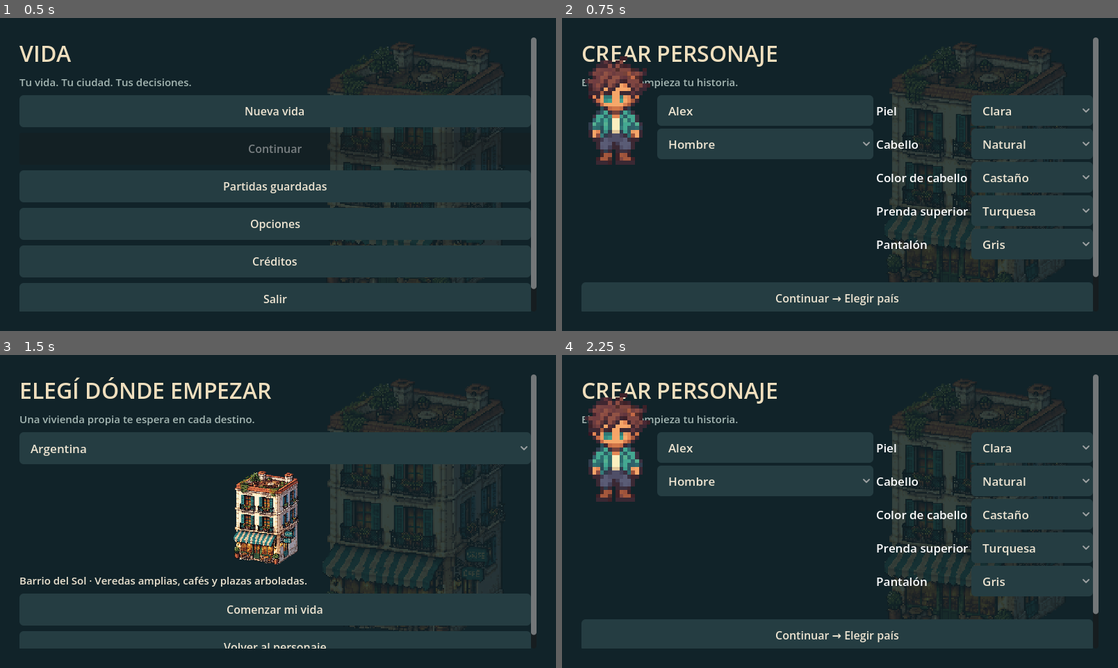
Above: before the commit, frames 1-4 (two rows, left to right).
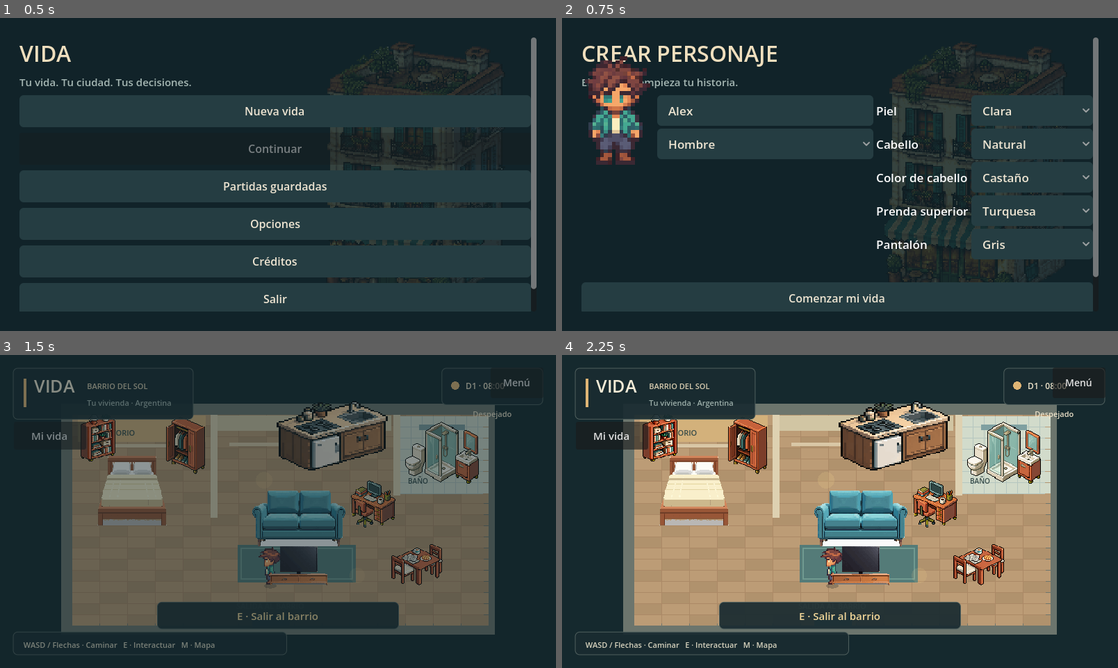
Above: after the commit, the same moments.

Repository: AgustinWojtyszyn/Life--simulador-de-vida
Game: Godot game, scene res://scenes/app.tscn
Two runs of this game, one before a commit and one after it. Both use one fixed random seed, a clock stepped at 60 frames per second and the inputs below.
Inputs (mouse positions are in pixels of both pictures, inside the frame that each line leads up to):
- Up to frame 1 (0.5 s): no input
- Up to frame 2 (0.75 s): click "Nueva vida" at 0.5 s
- Up to frame 3 (1.5 s): click "Continuar → Elegir país" (after the commit: "Comenzar mi vida") at 1.25 s
- Up to frame 4 (2.25 s): click (840, 646) at 2 s, where only the run before the commit has a clickable "Volver al personaje"

Frame 1 is identical in both runs. In frame 2, 0.4% of the frame differs, in the area x 38-61%, y 88-92%; in frame 3, 54%; in frame 4, 57%, in the area x 2-98%, y 4-96%.

Commit message:
pivot: start new games directly in the unified city

Diff:
--- a/scripts/ui/main_menu.gd
+++ b/scripts/ui/main_menu.gd
@@ -157,12 +157,15 @@
 		choice.item_selected.connect(func(i: int): draft.set(entry[0], i); preview.apply_profile(draft))
 		grid.add_child(choice)
 	error_label = label("", 12)
-	button("Continuar → Elegir país", func():
+	button("Comenzar mi vida", func():
 		if name_edit.text.strip_edges().is_empty():
 			error_label.text = "Ingresá un nombre para continuar."
 			return
 		draft.player_name = name_edit.text.strip_edges()
-		country_screen())
+		if busy:
+			return
+		busy = true
+		WorldManager.new_game(draft, "ar"))
 	button("Volver", main_screen)
 
 func country_screen() -> void:
